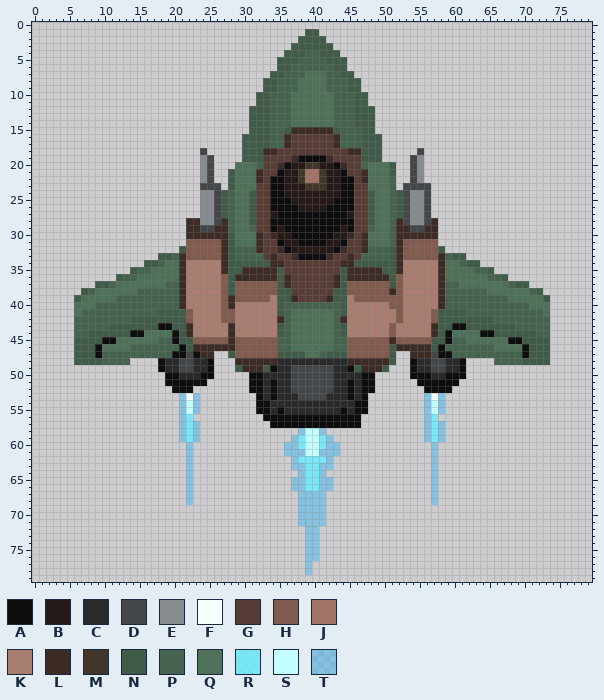
Two states of a sprite sheet, images/ships/ship.png. The picture above was drawn from the file before the commit.
The file is 80x80 pixels. Colours within 5 levels of each other are drawn and written as one.
Palette (. is transparent): A #0e0e0f  B #251a17  C #292a2c  D #44474a  E #878c91  F #f6ffff  G #573d35  H #825b4f  J #a37466  K #a97d70  L #3d2b25  M #42352a  N #405b48  P #46634f  Q #4f7059  R #67edffd0  S #c3ffff  T #00adff58
The result:
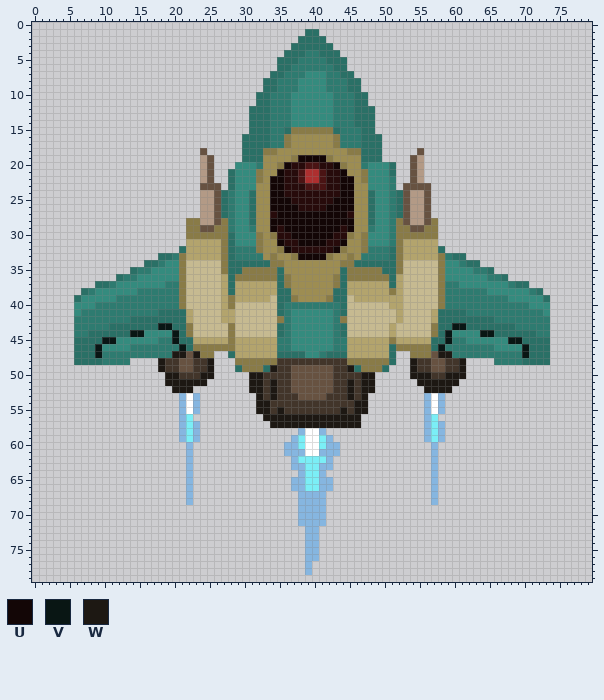
Colours new in this view: U #130606  V #091614  W #1d1813
Change:
@@ palette @@
-B #251a17
+B #270b0b
-C #292a2c
+C #42352a
-D #44474a
+D #675241
-E #878c91
+E #b39a86
-G #573d35
+G #9d8d52
-H #825b4f
+H #b3a46d
-J #a37466
+J #ae2f2f
-K #a97d70
+K #c6ba91
-L #3d2b25
+L #897b47
-M #42352a
+M #4a1414
-N #405b48
+N #2a7066
-P #46634f
+P #2e7b70
-Q #4f7059
+Q #348b7e
-R #67edffd0
+R #68f6ffd0
-S #c3ffff
+S #ffffff
-T #00adff58
+T #0089ff58
@@ x 32..47 @@
 18 NLLGGGGGGGGGGLLN
-19 NGGGGLAAAALGGGGN
-20 PGGLABBMMBBALGGP
-21 LGGABBMJJMBBAGGL
-22 LGAABBMJJMBBAAGL
-23 GGAABBBMMMBBAAGG
-24 GGAABBBBBBBBAAGG
-25 GGAAABBBBBBAAAGG
-26 GGAAAABBBBAAAAGG
-27 GGBAAAAAAAAAABGG
-28 GGAAAAAAAAAAAAGG
-29 GGABAAAAAAAABAGG
-30 LGLBBAAAAAABBLGL
-31 LGGABBAAAABBAGGL
-32 LGGLABBBBBBALGGL
-33 PGLGGLAAAALGGLGP
+19 NGGGGLUUUULGGGGN
+20 PGGLUBBMMBBULGGP
+21 LGGUBBMJJMBBUGGL
+22 LGUUBBMJJMBBUUGL
+23 GGUUBBBMMMBBUUGG
+24 GGUUBBBBBBBBUUGG
+25 GGUUUBBBBBBUUUGG
+26 GGUUUUBBBBUUUUGG
+27 GGBUUUUUUUUUUBGG
+28 GGUUUUUUUUUUUUGG
+29 GGUBUUUUUUUUBUGG
+30 LGLBBUUUUUUBBLGL
+31 LGGUBBUUUUBBUGGL
+32 LGGLUBBBBBBULGGL
+33 PGLGGLUUUULGGLGP
 34 NNLLGGGGGGGGLLNN
@@ x 0..79 @@
 42 ......PPPPPPPPNNNNNNNNHKKKKHHKKKKKKLPQQQQQQPLKKKKKKKHKKKKHNNNNNNNNPPPPPPPP......
-43 ......PPPPPNNNNNNNAANNLKKKKKLKKKKKKNPQQQQQQPNKKKKKKHKKKKKLNNAANNNNNNNPPPPP......
-44 ......PPNNNNNNAAQQQQANLKKKKKLKKKKKKNPQQQQQQPNKKKKKKHKKKKKLNAQQQQAANNNNNNPP......
-45 ......NNNNAAQQQQQQPPANNHHHHHLHHHHHHPPQQQQQQPPHHHHHHLHHHHHNNAPPQQQQQQAANNNN......
-46 ......NNNAQQQQPPPPPPPANLLLLLLHHHHHHPPQQQQQQPPHHHHHHNLLLLLNAPPPPPPPQQQQANNN......
-47 ......NNNAPPPPPPPPPPAADALL..NHHHHHHNNNNQQPNNNHHHHHHN..LLLDAAPPPPPPPPPPANNN......
-48 ......NNNNPPPP....ACCDDCCA...LLLLLLCCCCCCCCCCLLLLLLN..ACCDDCCA....PPPPNNNN......
-49 ..................ACCDDCCA...NLLLNACCDDDDDDCCANLLLN...ACCDDCCA..................
-50 ...................AACCCAA.....AACCCCDDDDDDCCCCAA.....AAACCAAA..................
-51 ...................AAAAAA......AACACCDDDDDDCCACAA......AAAAAA...................
-52 ....................AAA........AACACCDDDDDDCCACAA.......AAAA....................
-53 .....................TFT........ACACCCDDDDCCCACA........TFT.....................
-54 .....................TST........AACCCCCCCCCCCCAA........TST.....................
-55 .....................TST........AACACCCCCCCCACAA........TST.....................
-56 .....................TR..........AAAAAAAAAAAAAA.........TR......................
-57 .....................TRT..........AAAAAAAAAAAAA.........TRT.....................
+43 ......PPPPPNNNNNNNVVNNLKKKKKLKKKKKKNPQQQQQQPNKKKKKKHKKKKKLNNVVNNNNNNNPPPPP......
+44 ......PPNNNNNNVVQQQQVNLKKKKKLKKKKKKNPQQQQQQPNKKKKKKHKKKKKLNVQQQQVVNNNNNNPP......
+45 ......NNNNVVQQQQQQPPVNNHHHHHLHHHHHHPPQQQQQQPPHHHHHHLHHHHHNNVPPQQQQQQVVNNNN......
+46 ......NNNVQQQQPPPPPPPVNLLLLLLHHHHHHPPQQQQQQPPHHHHHHNLLLLLNVPPPPPPPQQQQVNNN......
+47 ......NNNVPPPPPPPPPPWWDWLL..NHHHHHHNNNNQQPNNNHHHHHHN..LLLDWWPPPPPPPPPPVNNN......
+48 ......NNNNPPPP....WCCDDCCW...LLLLLLCCCCCCCCCCLLLLLLN..WCCDDCCW....PPPPNNNN......
+49 ..................WCCDDCCW...NLLLNWCCDDDDDDCCWNLLLN...WCCDDCCW..................
+50 ...................WWCCCWW.....WWCCCCDDDDDDCCCCWW.....WWWCCWWW..................
+51 ...................WWWWWW......WWCWCCDDDDDDCCWCWW......WWWWWW...................
+52 ....................WWW........WWCWCCDDDDDDCCWCWW.......WWWW....................
+53 .....................TST........WCWCCCDDDDCCCWCW........TST.....................
+54 .....................TST........WWCCCCCCCCCCCCWW........TST.....................
+55 .....................TST........WWCWCCCCCCCCWCWW........TST.....................
+56 .....................TR..........WWWWWWWWWWWWWW.........TR......................
+57 .....................TRT..........WWWWWWWWWWWWW.........TRT.....................
 58 .....................TRT..............TSST..............TRT.....................
Changed places in both pictures, as pixel boxes (x1, y1, x2, y2):
changed: (74, 29, 550, 575)
